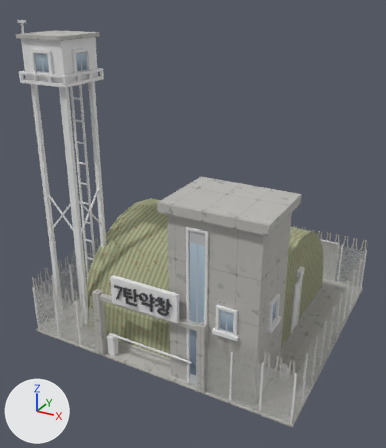
One commit to the FBX model Assets/Art/Buildings/Story09_7탄약창.fbx: the scene before it, then after it.
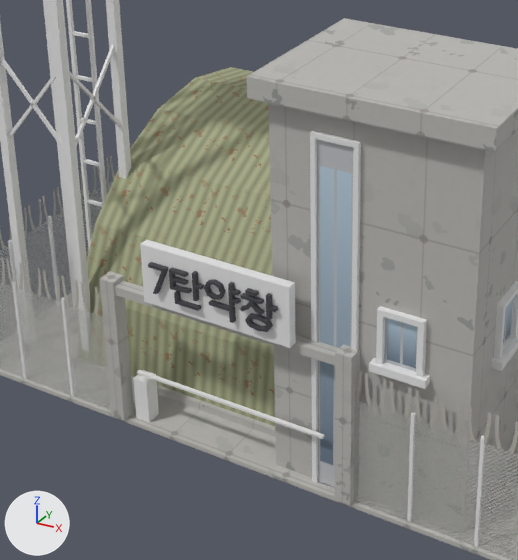
There are two pictures of each version: one whole from a 50 mm camera at (33.3, -66.5, 47.6) aimed at (-1.2, -3.7, 16.2), one close up on the part from 12% to 72% of the width and 38% to 93% of the height. Arrows for +X, +Y and +Z are at lower left; the lights stay in place. The first two pictures are the older version. Where no turn or scale is listed for an object, it has been applied to the vertices. Vertices at exactly the same position are counted once.

Names of what the first close-up shows: 'Story09_7탄약창'.
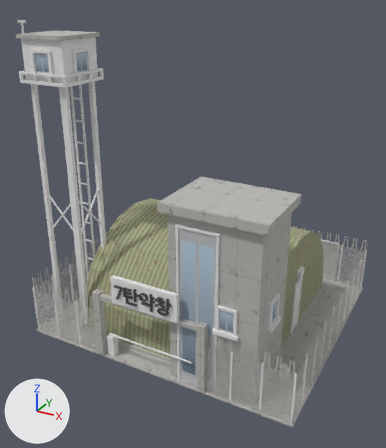
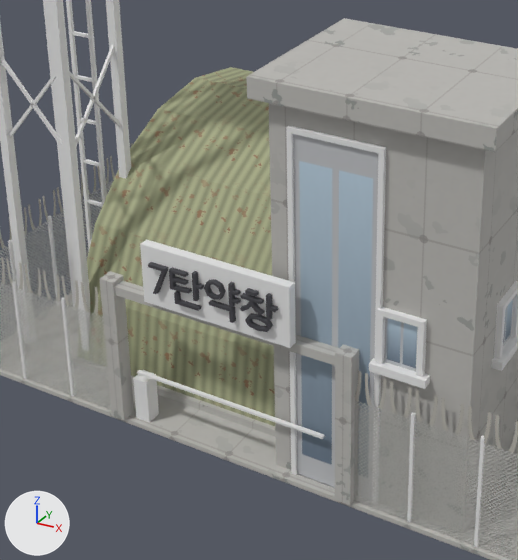
The change in detail:
me_story09_7탄약창 has 1843 vertices, 1426 faces and spans x -20.3..20.3, y -19.2..18.9, z 0.0..44.1.
me_story09_7탄약창 is used by ob_story09_7탄약창; location (0.0, 0.0, 0.0).
me_story09_7탄약창 part 1: the loose piece of 8 vertices spanning x 8.1..8.4, y -17.8..-17.5, z 0.3..22.3 is moved by (1.4, 0.0, 0.0).
me_story09_7탄약창 part 2: all 14 vertices in x 5.6..5.9, y -17.8..-17.5, z 0.0..22.6 are moved by (-1.4, 0.0, 0.0).
me_story09_7탄약창 part 3: 10 of the vertices in x 8.1..8.4, y -17.8..-17.5, z 0.0..22.6 are moved by (1.4, 0.0, 0.0).

Boxes [x1, y1, x2, y2] around the edits, measured in the close-ups (518 x 560 px; the box of a moved part takes in the faces that stretch with it):
part 1 of me_story09_7탄약창, moved or reshaped
    before: [351, 147, 361, 350]
    after: [372, 153, 386, 505]
part 2 of me_story09_7탄약창, moved or reshaped
    before: [310, 138, 318, 483]
    after: [286, 132, 297, 475]
part 3 of me_story09_7탄약창, moved or reshaped
    before: [310, 131, 361, 487]
    after: [286, 126, 386, 503]
